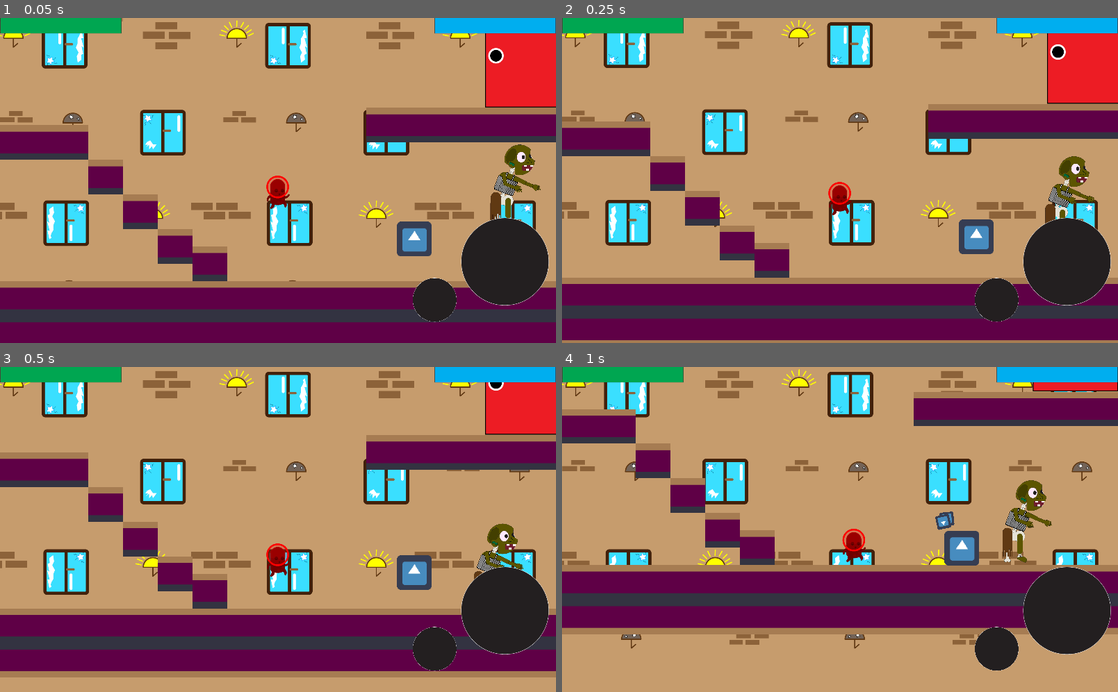
Above: before the commit, frames 1-4 (two rows, left to right).
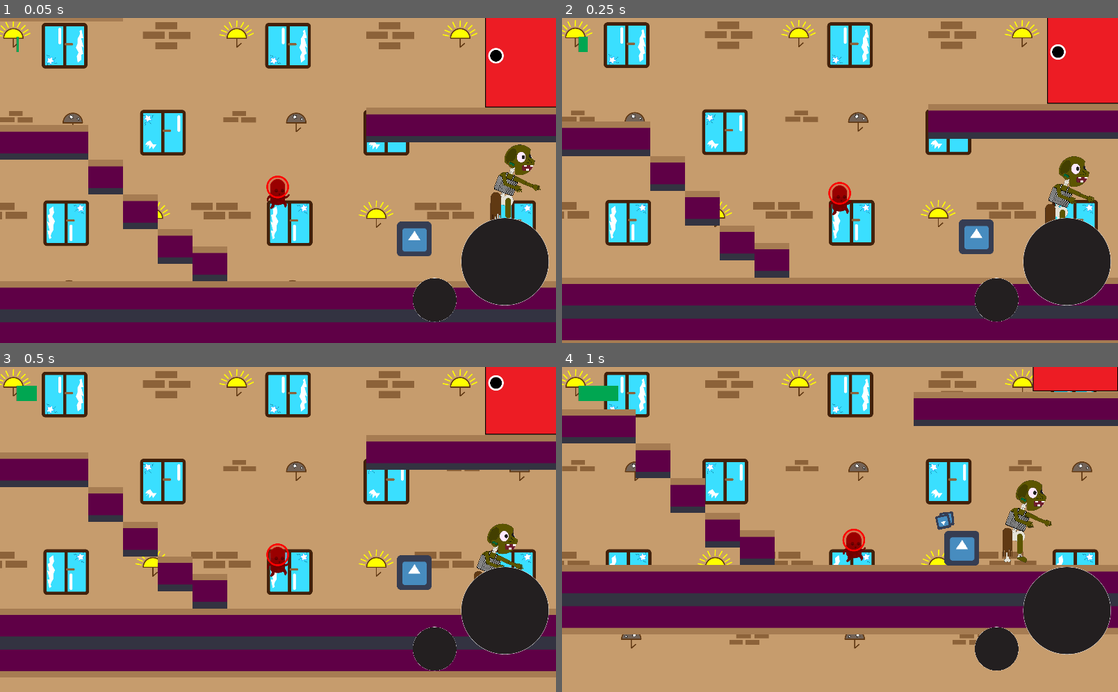
Above: after the commit, the same moments.

Repository: Tomisin127/Enigmatic-Games
Game: Godot game, scene res://scenes/level1.tscn
Same seed, same stepped clock (60 frames per second), same inputs: the game is played once before the commit and once after it. The engine's default icon, where the game draws it, is replaced by a stand-in: a white triangle on a blue panel in a dark square.
Inputs (mouse positions are in pixels of both pictures, inside the frame that each line leads up to):
- Up to frame 1 (0.05 s): no input
- Up to frame 2 (0.25 s): no input
- Up to frame 3 (0.5 s): no input
- Up to frame 4 (1 s): tap Enter (ui_accept) at 0.5, 0.77, 0.8 s; move the mouse to (962, 513) at 0.52 s; hold Right (ui_right) from 0.53 s (still down); hold Home (ui_home) from 0.53 s (still down); click (962, 513) at 0.67 s

The runs differ from the first frame. In frame 1, 2.1% of the frame differs, in the area x 0-100%, y 0-11%; in frame 2, 2.2%; in frame 3, 2.3%; in frame 4, 2.4%.

Commit message:
edit health bar code

Diff:
--- a/heights_of_glory/heights_of_glory/scenes/hud.tscn
+++ b/heights_of_glory/heights_of_glory/scenes/hud.tscn
@@ -1,11 +1,13 @@
-[gd_scene load_steps=5 format=2]
+[gd_scene load_steps=6 format=2]
 
-[ext_resource path="res://sprites/health_bar.png" type="Texture" id=1]
-[ext_resource path="res://sprites/mana_bar.png" type="Texture" id=2]
-[ext_resource path="res://sprites/HUD_sprites/attack.png" type="Texture" id=3]
-[ext_resource path="res://sprites/HUD_sprites/super_attack.png" type="Texture" id=4]
+[ext_resource path="res://scripts/hud.gd" type="Script" id=1]
+[ext_resource path="res://sprites/health_bar.png" type="Texture" id=2]
+[ext_resource path="res://sprites/mana_bar.png" type="Texture" id=3]
+[ext_resource path="res://sprites/HUD_sprites/attack.png" type="Texture" id=4]
+[ext_resource path="res://sprites/HUD_sprites/super_attack.png" type="Texture" id=5]
 
 [node name="hud" type="Node"]
+script = ExtResource( 1 )
 
 [node name="CanvasLayer" type="CanvasLayer" parent="."]
 
@@ -14,17 +16,21 @@
 anchor_bottom = 1.0
 
 [node name="player_health" type="TextureProgress" parent="CanvasLayer/Control"]
-margin_right = 448.0
-margin_bottom = 116.0
+margin_left = 29.6375
+margin_top = 33.679
+margin_right = 477.637
+margin_bottom = 149.679
 rect_scale = Vector2( 0.5, 0.25 )
-texture_progress = ExtResource( 1 )
+texture_progress = ExtResource( 2 )
+
+[node name="health_tween" type="Tween" parent="CanvasLayer/Control/player_health"]
 
 [node name="player_mana" type="TextureProgress" parent="CanvasLayer/Control"]
 margin_left = 800.0
 margin_right = 1248.0
 margin_bottom = 116.0
 rect_scale = Vector2( 0.5, 0.25 )
-texture_progress = ExtResource( 2 )
+texture_progress = ExtResource( 3 )
 
 [node name="attack" type="TextureButton" parent="CanvasLayer/Control"]
 margin_left = 760.0
--- a/heights_of_glory/heights_of_glory/scenes/level1.tscn
+++ b/heights_of_glory/heights_of_glory/scenes/level1.tscn
@@ -41,6 +41,7 @@
 script = ExtResource( 1 )
 
 [node name="ParallaxBackground" type="ParallaxBackground" parent="."]
+editor/display_folded = true
 scroll_ignore_camera_zoom = true
 
 [node name="ParallaxLayer" type="ParallaxLayer" parent="ParallaxBackground"]
@@ -124,6 +125,7 @@
 [node name="hud" parent="." instance=ExtResource( 10 )]
 
 [node name="elevatonx" type="StaticBody2D" parent="."]
+editor/display_folded = true
 visible = false
 position = Vector2( 720, 210 )
 
--- a/heights_of_glory/heights_of_glory/scripts/enemy_bullet.gd
+++ b/heights_of_glory/heights_of_glory/scripts/enemy_bullet.gd
@@ -3,7 +3,7 @@
 var velocity = Vector2()
 var speed =300
 
-onready var sprite = get_node("sprite")
+
 func _ready():
 
 	set_process(true)
--- /dev/null
+++ b/heights_of_glory/heights_of_glory/scripts/hud.gd
@@ -0,0 +1,15 @@
+extends Node
+
+# Declare member variables here. Examples:
+# var a = 2
+# var b = "text"
+
+# Called when the node enters the scene tree for the first time.
+func _ready():
+	pass # Replace with function body.
+
+
+func health_change(health: int):
+	$CanvasLayer/Control/player_health/health_tween.interpolate_property($CanvasLayer/Control/player_health,"value",$CanvasLayer/Control/player_health.value,health,3,Tween.TRANS_LINEAR,Tween.EASE_IN)
+	$CanvasLayer/Control/player_health/health_tween.start()
+	print("change in health",health)
--- a/heights_of_glory/heights_of_glory/scripts/level1.gd
+++ b/heights_of_glory/heights_of_glory/scripts/level1.gd
@@ -1,17 +1,26 @@
 extends Node
+
+onready var playerSC = load("res://scenes/player.tscn")
+
 
 func _ready():
 	#setting the target to player
 	get_node("enemy").target_player = get_node("player")
+	$player.connect("sg_health_change",$hud,"health_change")
 
 	set_process(true)
 	pass
 
 func _process(delta):
+	pass
 
-	$hud/CanvasLayer/Control/player_health.value=global.player_health
-	$hud/CanvasLayer/Control/player_mana.value=global.mana
-	pass
+
+func revive(pos : Vector2):
+	var player = playerSC.instance()
+	player.position = pos
+	add_child(player)
+	_ready()
+
 
 
 func _on_ladder_area_body_entered(body):
--- a/heights_of_glory/heights_of_glory/scripts/player.gd
+++ b/heights_of_glory/heights_of_glory/scripts/player.gd
@@ -13,8 +13,21 @@
 var GRAVITY :float = 9.81
 const JUMP_HEIGHT =-400
 const CLIMB_SPEED = 3
-
 const BOOST_UP = -2000
+
+
+
+
+
+#lazy edits
+var health : int
+# signal works best with health changes using global is overkill and will cause problem later
+signal sg_health_change
+signal sg_player_dead
+
+
+
+
 
 var acceleration = Vector2()
 
@@ -40,6 +53,11 @@
 
 func _ready() -> void:
 
+	#lazy
+	connect("sg_player_dead",get_parent(),"revive_player")
+	connect("sg_health_change",get_parent().get_node("hud"),"health_change")
+	health = 100
+	emit_signal("sg_health_change",health)
 
 
 
@@ -72,7 +90,7 @@
 
 
 		elif is_shooting and global.mana <= 5:
-			print("so freaking true")
+#			print("so freaking true")
 			is_shooting =false
 
 		elif global.mana>=5 :
@@ -142,7 +160,7 @@
 		var id = tilemap.get_cellv(map_pos)
 		if id > -1:
 			var tilename = tilemap.get_tileset().tile_get_name(id)
-			print("tilename : ", tilename)
+#			print("tilename : ", tilename)
 			return tilename
 		else:
 			return ""
@@ -168,7 +186,7 @@
 		global.mana -= 10
 
 	elif shoot_activate==false:
-		print("did i return here")
+#		print("did i return here")
 		return
 
 func is_able_to_use_magmum_skills() -> bool:
@@ -189,6 +207,18 @@
 	else:
 		self.player_death_animation()"""
 
+
+	#Lazy
+
+	#clamp set a limit for the value
+	health = clamp((health - hit),0,100)
+	emit_signal("sg_health_change",health)
+	if health == 0:
+		die()
+	else:
+		#play hurt animation
+		pass
+
 func _on_health_depleted():
 	if global.player_health < 0:
 		set_physics_process(false)
@@ -209,16 +239,18 @@
 			global.mana = min(global.mana + _get_mana_regen() * get_physics_process_delta_time(),100)
 			wait_timer=0
 
-		print(wait_timer)
+#		print(wait_timer)
 
 		#global.mana = min(global.mana + 0 * get_physics_process_delta_time(),100)
 
 	if global.mana ==0:
-
+		pass
 		#global.mana = min(global.mana + _get_mana_regen() * get_physics_process_delta_time(),100)
-		print("mana is zero")
+#		print("mana is zero")
 
 func is_alive()->bool:
+
+	#dieing is better if the player tells us by itself before dieing
 	return global.player_health >0
 
 func _get_player_health():
@@ -240,3 +272,12 @@
 		return
 
 	pass
+
+#lazy
+func die():
+	#a dead man cant be walking around, downside is that no gravity is also applied to the body
+	set_physics_process(false)
+	#plays death animation
+	#use yield to hold the method
+	emit_signal("sg_player_dead",position)
+	queue_free()
--- a/heights_of_glory/heights_of_glory/scripts/player_bullet.gd
+++ b/heights_of_glory/heights_of_glory/scripts/player_bullet.gd
@@ -6,7 +6,7 @@
 var velocity = Vector2()
 var speed =400
 
-onready var sprite = get_node("sprite")
+
 
 
 
Not shown: 2 places in heights_of_glory/heights_of_glory/scenes/hud.tscn that only renumber resources
